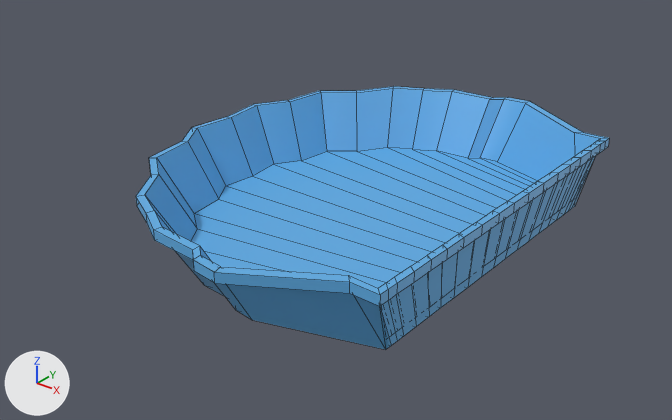
Before and after pictures for a commit that changed the FBX model Backyard Snowdown/Assets/Backyard Snowdown/Meshes/ShellPool_001_Outside_001_Obstacle.fbx.
The view is the same before and after, from a camera (50 mm lens) standing at (1.309, -1.74, 1.091) and looking at (-0.04, -0.054, 0.045). Lighting does not change. The marker at lower left points along +X, +Y and +Z. Mesh edges are drawn as thin lines. Where no turn or scale is listed for an object, it has been applied to the vertices.

Names of what the first picture shows: 'ShellPool_001_Outside_001_Obstacle'.
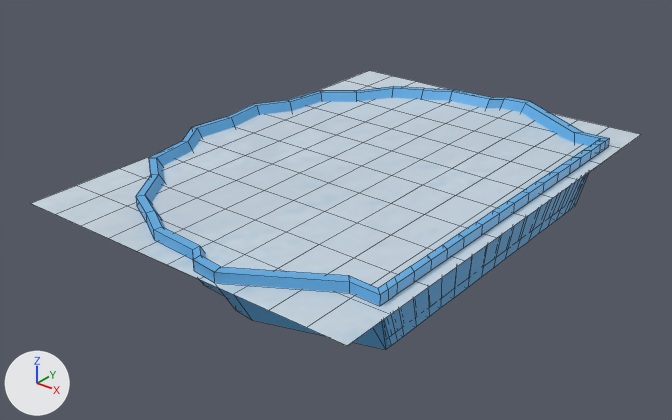
The newer file is also turned or shifted as a whole; pictures and numbers use the older file's frame.

Location of each change, [x1, y1, x2, y2] in pixels of the pictures (672 x 420 px):
'ShellPool_001_Outside_002_Ice', added: after [31, 71, 641, 345]
'ShellPool_001_Outside_001_Obstacle', unchanged, covered by the edit: [136, 86, 609, 350] in both

The change, as a diff of the scene's bpy script:
```diff
--- a/Backyard Snowdown/Assets/Backyard Snowdown/Meshes/ShellPool_001_Outside_001_Obstacle.fbx.py
+++ b/Backyard Snowdown/Assets/Backyard Snowdown/Meshes/ShellPool_001_Outside_001_Obstacle.fbx.py
@@ img_shellpool_001_outside_001_obstacle_texture_000_colorfrozen_tga @@
+img_shellpool_001_outside_001_obstacle_texture_000_colorfrozen_tga = load_image('ShellPool_001_Outside_001_Obstacle_Texture_000_ColorFrozen.tga', '../Textures/ShellPool_001_Outside_001_Obstacle_Texture_000_ColorFrozen.tga', 256, 256, 'Non-Color')
@@ mat_lambert4 @@
+mat_lambert4 = bpy.data.materials.new('lambert4')
+# uses the picture img_shellpool_001_outside_001_obstacle_texture_000_colorfrozen_tga
@@ me_mesh_001 @@
+me_mesh_001.from_pydata(...)  # 121 vertices, 100 faces; spans x -0.467..0.467, y -0.656..0.656, z 0.0
+me_mesh_001.materials.append(mat_lambert4)
@@ ob_shellpool_001_outside_002_ice @@
+ob_shellpool_001_outside_002_ice = bpy.data.objects.new('ShellPool_001_Outside_002_Ice', me_mesh_001)
+ob_shellpool_001_outside_002_ice.location = (0.0, 0.0, 0.161)
```
